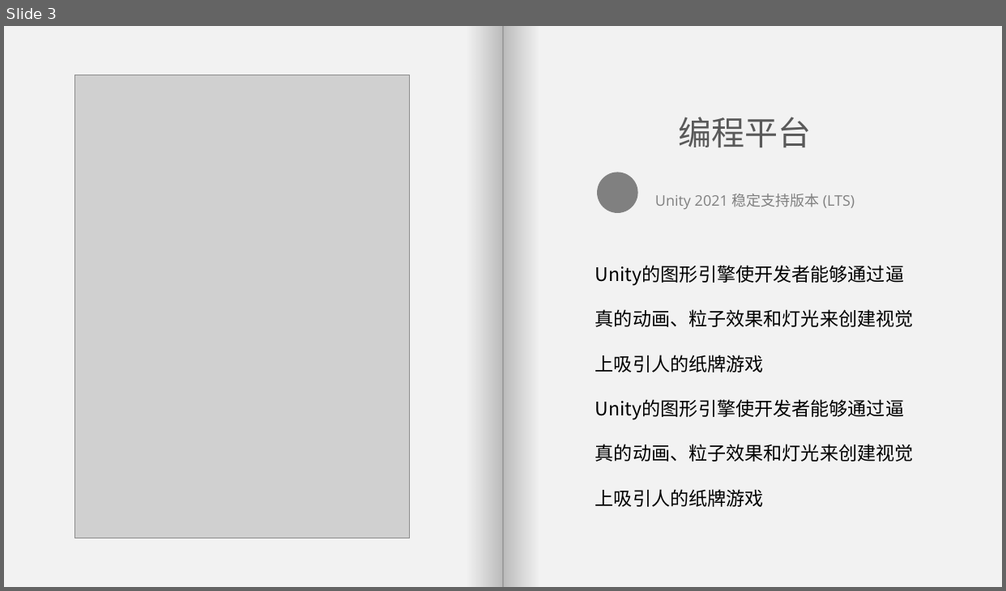
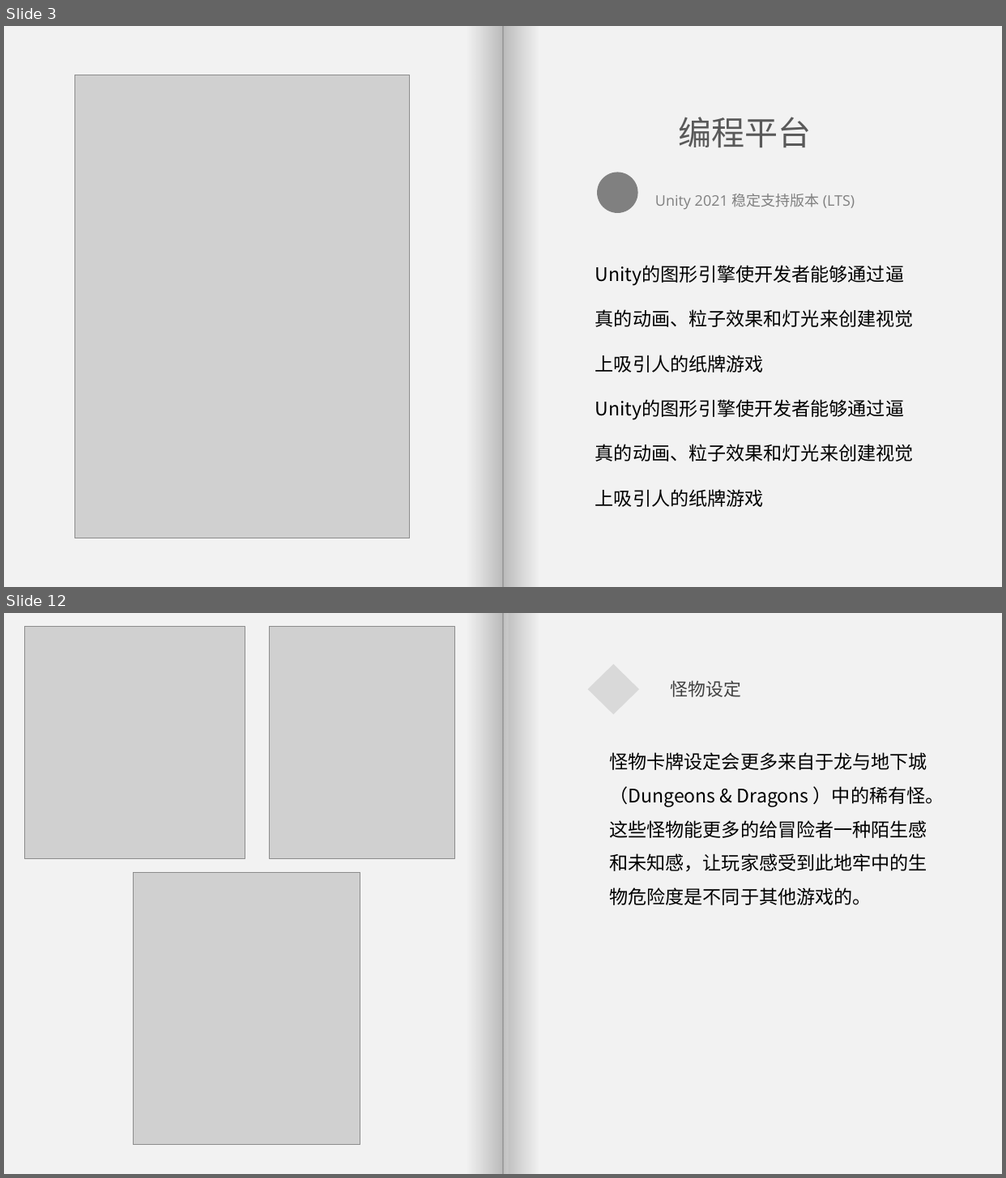
Before and after one commit to HongYi4588/CardGame, a slide deck: 永续地牢Ouroboros 设计方案.pptx. Shown one above the other, each under a label of ours: slide 3 before the commit, slides 3 and 12 after it; the slides between them are not shown. The pictures are 1006x591 and 1006x1178 pixels, drawn with LibreOffice and Linux fonts; fonts in the diff are those of the drawing; grey boxes stand for pictures. Boxes give left, top, right and bottom in pixels: in the first picture for what was removed or moved away, otherwise in the second. Text is boxed around its words. In the diff, an @@ line names an element or a change of style, - is before the commit and + after.

```diff
--- a/永续地牢Ouroboros 设计方案.pptx
+++ b/永续地牢Ouroboros 设计方案.pptx
@@ slide 12 added at bbox=[4, 613, 1002, 1174], background #FFFFFF @@
@@ rectangle added at bbox=[4, 613, 503, 1174], fill #F2F2F2 @@
@@ picture added at bbox=[25, 627, 245, 858] @@
@@ picture added at bbox=[269, 627, 454, 858] @@
@@ rectangle added at bbox=[467, 613, 503, 1174], fill gradient #808080 @@
@@ rectangle added at bbox=[503, 613, 540, 1174], fill gradient #808080 @@
@@ rectangle added at bbox=[509, 613, 1002, 1174], fill #F2F2F2 @@
@@ diamond added at bbox=[588, 664, 640, 714], fill #D9D9D9 @@
@@ text added at bbox=[671, 680, 741, 697], 17 pt, text #404040 @@
+怪物设定
@@ text added at bbox=[609, 752, 944, 905], 18 pt, text #000000 @@
+怪物卡牌设定会更多来自于龙与地下城（Dungeons & Dragons ）中的稀有怪。
+这些怪物能更多的给冒险者一种陌生感和未知感，让玩家感受到此地牢中的生物危险度是不同于其他游戏的。
@@ picture added at bbox=[133, 873, 360, 1145] @@
```
Also in this commit, not shown: 3 slides changed, 5 other slides added, 1 slide removed, 1 other file.
